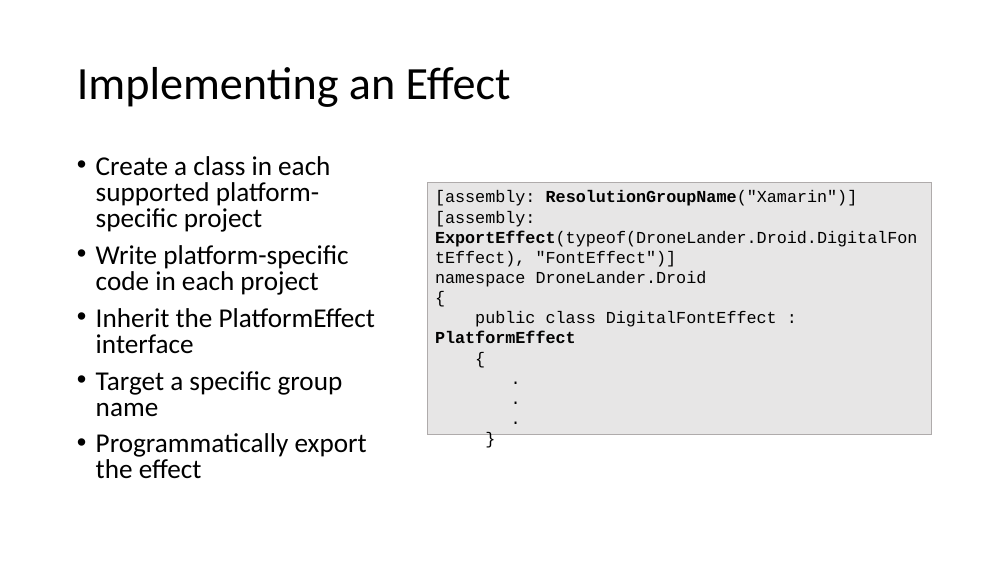
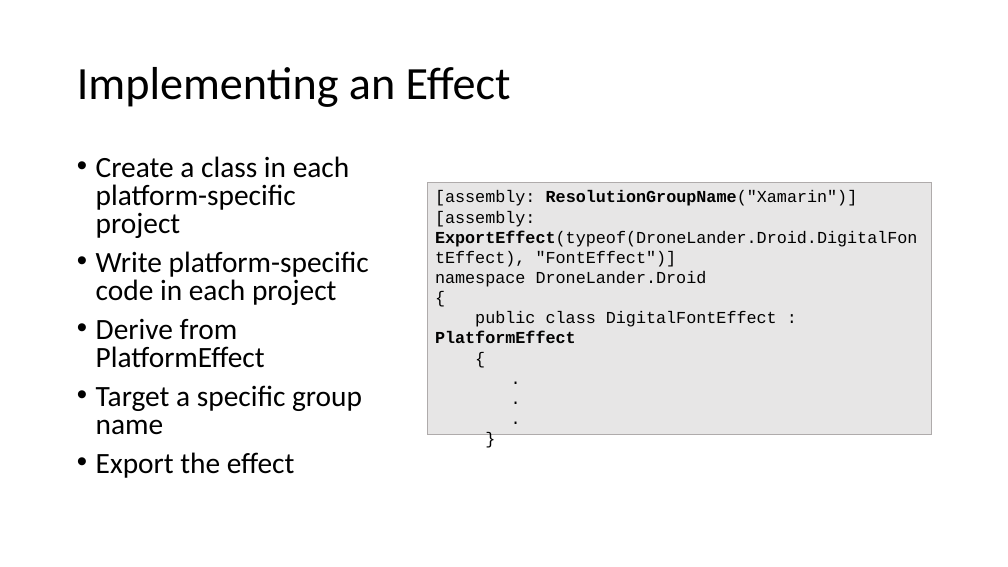
Before and after one commit to MissionMarsFourthHorizon/operation-remote-resupply, a slide deck: slide 6 of Module 2/Operation Remote Resupply, Part 2.pptx. Drawn at 1008x567 pixels with LibreOffice and Linux fonts; fonts in the diff are those of the drawing. Boxes give left, top, right and bottom in pixels: in the first picture for what was removed or moved away, otherwise in the second. Text is boxed around its words. In the diff, an @@ line names an element or a change of style, - is before the commit and + after.

```diff
--- a/Module 2/Operation Remote Resupply, Part 2.pptx
+++ b/Module 2/Operation Remote Resupply, Part 2.pptx
@@ text at (96, 156, 350, 238): text changed; size 25.9 to 28 pt @@
-• Create a class in each supported platform-specific project
+• Create a class in each platform-specific project
@@ text at (96, 251, 369, 435): size 25.9 to 28 pt in "Write platform-specific code in each project", "Target a specific group name" @@
@@ text at (96, 319, 265, 368): text changed; size 25.9 to 28 pt @@
-• Inherit the PlatformEffect interface
+• Derive from PlatformEffect
@@ text at (96, 452, 295, 478): text changed; size 25.9 to 28 pt @@
-• Programmatically export the effect
+• Export the effect
```
Also in this commit, not shown: 10 other slides changed, 3 other files.
